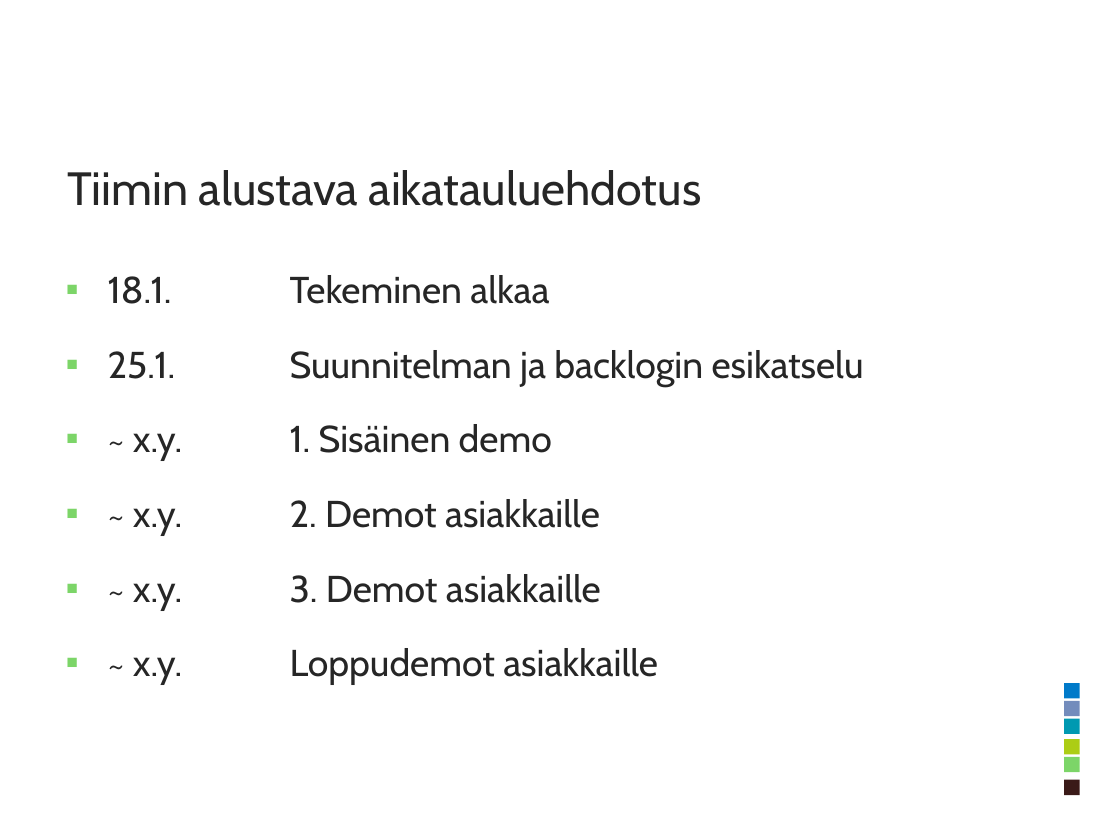
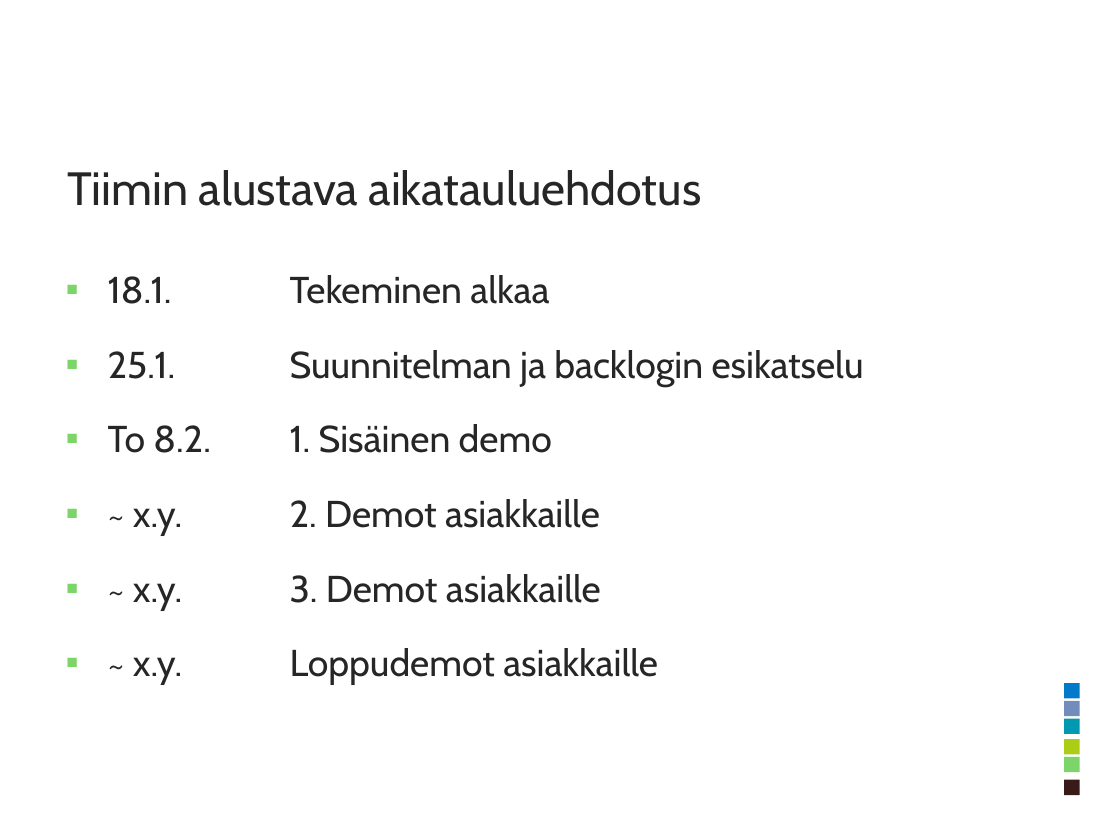
Before and after one commit to suunta/suunta, a slide deck: slide 7 of documents/SWD4TN024-3_Suunta-ohjelmistoprojektin-suunnitelma.pptx. Drawn at 1120x840 pixels with LibreOffice and Linux fonts; fonts in the diff are those of the drawing; background and template pictures are left out. Boxes give left, top, right and bottom in pixels: in the first picture for what was removed or moved away, otherwise in the second. Text is boxed around its words. In the diff, an @@ line names an element or a change of style, - is before the commit and + after.

```diff
--- a/documents/SWD4TN024-3_Suunta-ohjelmistoprojektin-suunnitelma.pptx
+++ b/documents/SWD4TN024-3_Suunta-ohjelmistoprojektin-suunnitelma.pptx
@@ text at <box>108,424,552,453</box>: text changed @@
-▪ ~ x.y. 1. Sisäinen demo
+▪ To 8.2. 1. Sisäinen demo
```
Also in this commit, not shown: 1 other slide changed, 1 other file.
